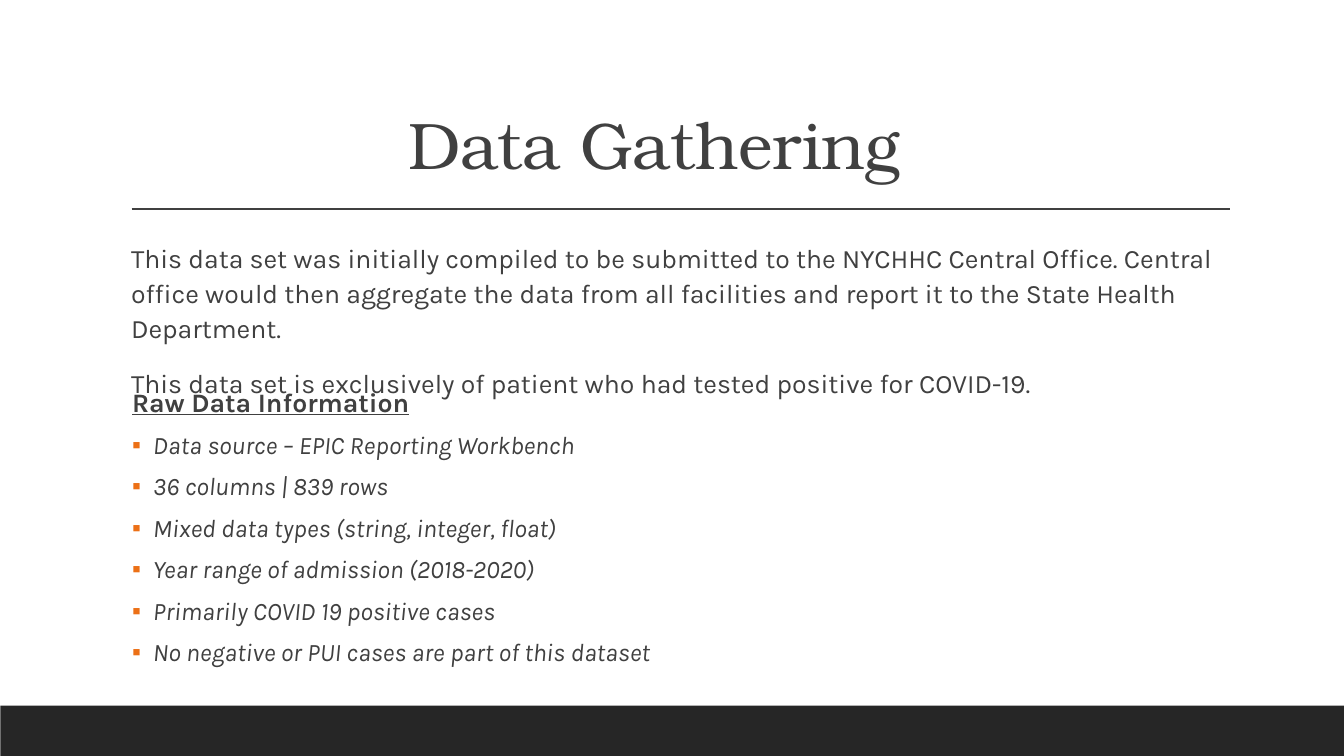
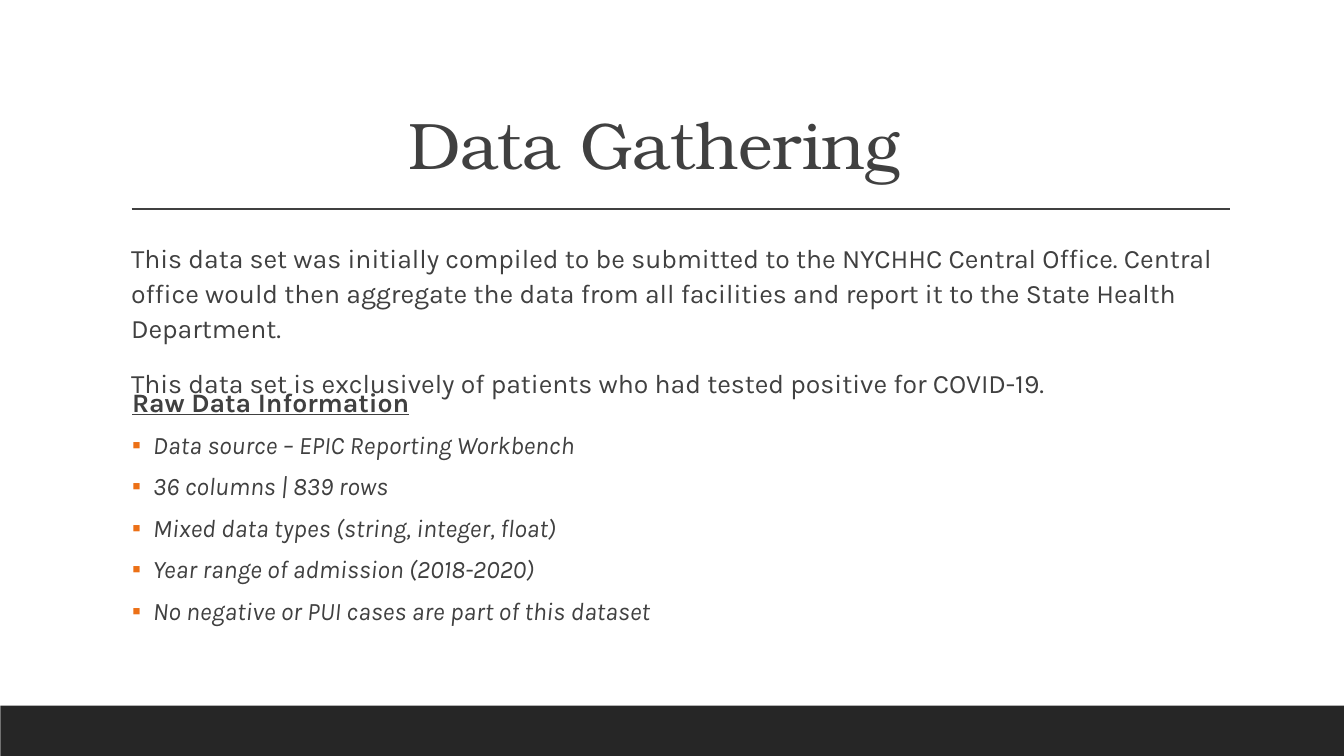
Before and after one commit to mgmboyd/DataAnalytics-Project3, a slide deck: slide 8 of Data Analytics- Project3 Team7 Final Draft.pptx. Drawn at 1344x756 pixels with LibreOffice and Linux fonts; fonts in the diff are those of the drawing. Boxes give left, top, right and bottom in pixels: in the first picture for what was removed or moved away, otherwise in the second. Text is boxed around its words. In the diff, an @@ line names an element or a change of style, - is before the commit and + after.

```diff
--- a/Data Analytics- Project3 Team7 Final Draft.pptx
+++ b/Data Analytics- Project3 Team7 Final Draft.pptx
@@ text at box(131, 374, 1044, 400): text changed @@
-  This data set is exclusively of patient who had tested positive for COVID-19.
+  This data set is exclusively of patients who had tested positive for COVID-19.
@@ text at box(153, 602, 495, 626): paragraph removed @@
-▪ Primarily COVID 19 positive cases
```
Also in this commit, not shown: 14 other slides changed, 2 slides added, 1 slide removed.
